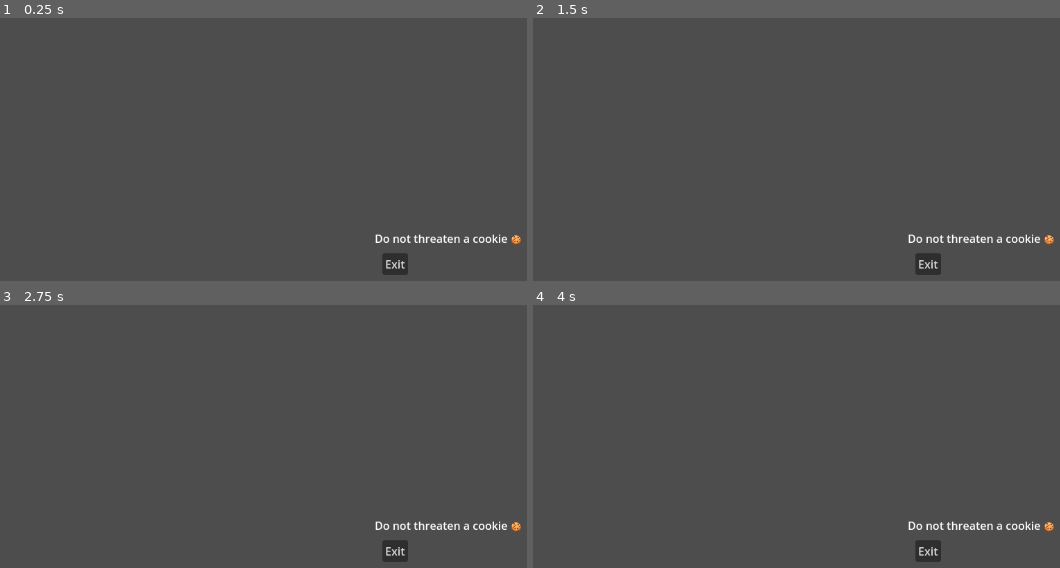
Above: before the commit, frames 1-4 (two rows, left to right).
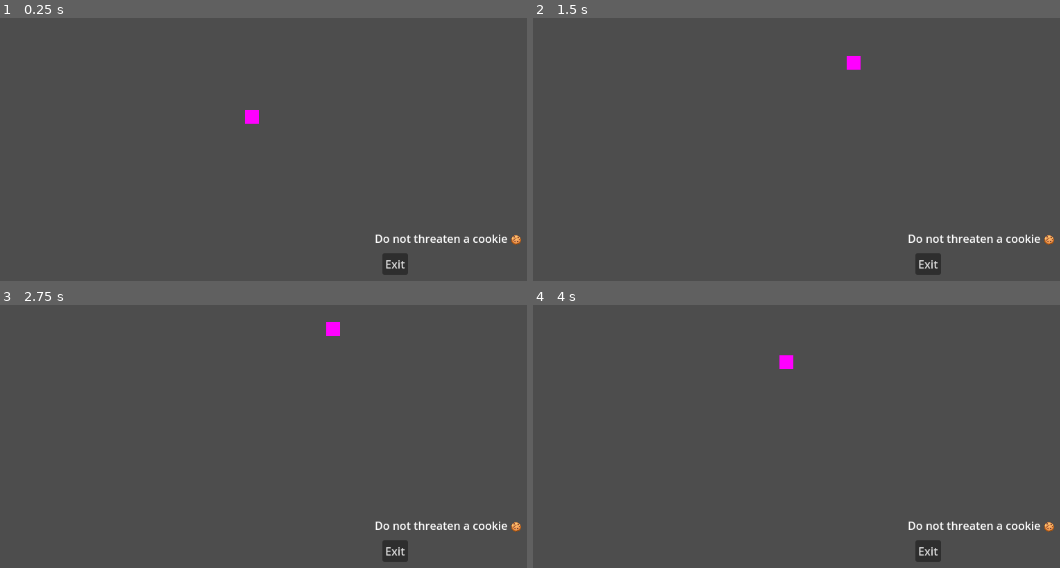
Above: after the commit, the same moments.

Repository: cukeds/CGJ25_CookieD_Phlip45
Game: Godot game, scene res://main.tscn
Two runs of this game, one before a commit and one after it. Both use one fixed random seed, a clock stepped at 60 frames per second and the inputs below. Before the commit the project has no main scene; this scene is started directly in both runs.
Inputs:
- Up to frame 1 (0.25 s): no input
- Up to frame 2 (1.5 s): tap Enter at 1.25 s
- Up to frame 3 (2.75 s): no input
- Up to frame 4 (4 s): no input

The runs differ from the first frame. In frame 1, 0.1% of the frame differs, in the area x 46-50%, y 34-41%; in frame 2, 0.2%, in the area x 59-63%, y 14-20%; in frame 3, 0.1%; in frame 4, 0.2%.

Commit message:
Working NavLayer with Enemy moving between two points

Diff:
--- /dev/null
+++ b/cgj25/Enemy.gd
@@ -0,0 +1,28 @@
+extends CharacterBody2D
+
+@export var path_points: Array[Marker2D]
+@export var nav_region:NavigationRegion2D
+@onready var navigation_agent_2d: NavigationAgent2D = $NavigationAgent2D
+var nav_region_id:RID
+var current_target:int = 0
+
+
+func _ready() -> void:
+	nav_region_id = nav_region.get_region_rid()
+	if path_points.size() <= 0:
+		printerr("FORGOT TO SET PATHS")
+		return
+	await get_tree().physics_frame
+
+	navigation_agent_2d.set_target_position(path_points[0].position)
+	pass
+
+func _physics_process(delta: float) -> void:
+	#print(nav_region_id)
+	var next_pos = navigation_agent_2d.get_next_path_position()
+	velocity = Vector2(global_position.direction_to(next_pos).x*100,global_position.direction_to(next_pos).y*100)
+	move_and_slide()
+	if global_position.distance_to(next_pos) < 10:
+		current_target = (current_target + 1) % path_points.size()
+		navigation_agent_2d.set_target_position(path_points[current_target].position)
+		pass
--- a/cgj25/main.tscn
+++ b/cgj25/main.tscn
@@ -1,8 +1,25 @@
-[gd_scene format=3 uid="uid://c8eheogimrtvo"]
+[gd_scene load_steps=6 format=3 uid="uid://c8eheogimrtvo"]
+
+[ext_resource type="Script" path="res://Enemy.gd" id="1_bvkjk"]
+[ext_resource type="Script" path="res://navigation_region_2d.gd" id="1_hn4hm"]
+
+[sub_resource type="NavigationPolygon" id="NavigationPolygon_narlh"]
+vertices = PackedVector2Array(343.57, 5.85938, 271.242, 123.281, -428.656, 159.5, -451.398, -185.313, 300.547, -284.789)
+polygons = Array[PackedInt32Array]([PackedInt32Array(0, 1, 2, 3, 4)])
+outlines = Array[PackedVector2Array]([PackedVector2Array(-438, 170, -462, -194, 309, -296, 354, 8, 277, 133)])
+
+[sub_resource type="PlaceholderTexture2D" id="PlaceholderTexture2D_4e0hm"]
+size = Vector2(20, 20)
+
+[sub_resource type="RectangleShape2D" id="RectangleShape2D_t3mwb"]
 
 [node name="Main" type="Node2D"]
 
 [node name="Camera2D" type="Camera2D" parent="."]
+
+[node name="NavigationRegion2D" type="NavigationRegion2D" parent="."]
+navigation_polygon = SubResource("NavigationPolygon_narlh")
+script = ExtResource("1_hn4hm")
 
 [node name="Button" type="Button" parent="."]
 offset_left = 206.0
@@ -17,3 +34,23 @@
 offset_right = 419.0
 offset_bottom = 190.0
 text = "Do not threaten a cookie 🍪"
+
+[node name="Enemy" type="CharacterBody2D" parent="." node_paths=PackedStringArray("path_points", "nav_region")]
+script = ExtResource("1_bvkjk")
+path_points = [NodePath("Path0"), NodePath("Path1")]
+nav_region = NodePath("../NavigationRegion2D")
+
+[node name="Sprite2D" type="Sprite2D" parent="Enemy"]
+texture = SubResource("PlaceholderTexture2D_4e0hm")
+
+[node name="NavigationAgent2D" type="NavigationAgent2D" parent="Enemy"]
+avoidance_enabled = true
+
+[node name="CollisionShape2D" type="CollisionShape2D" parent="Enemy"]
+shape = SubResource("RectangleShape2D_t3mwb")
+
+[node name="Path0" type="Marker2D" parent="Enemy"]
+position = Vector2(-339, 77)
+
+[node name="Path1" type="Marker2D" parent="Enemy"]
+position = Vector2(186, -146)
--- /dev/null
+++ b/cgj25/navigation_region_2d.gd
@@ -0,0 +1,3 @@
+extends NavigationRegion2D
+
+var navigationserver_region_rid: RID = get_region_rid()
--- a/cgj25/project.godot
+++ b/cgj25/project.godot
@@ -11,7 +11,8 @@
 [application]
 
 config/name="CGJ25"
-config/features=PackedStringArray("4.0", "GL Compatibility")
+run/main_scene="res://main.tscn"
+config/features=PackedStringArray("4.3", "GL Compatibility")
 config/icon="res://icon.svg"
 
 [rendering]
